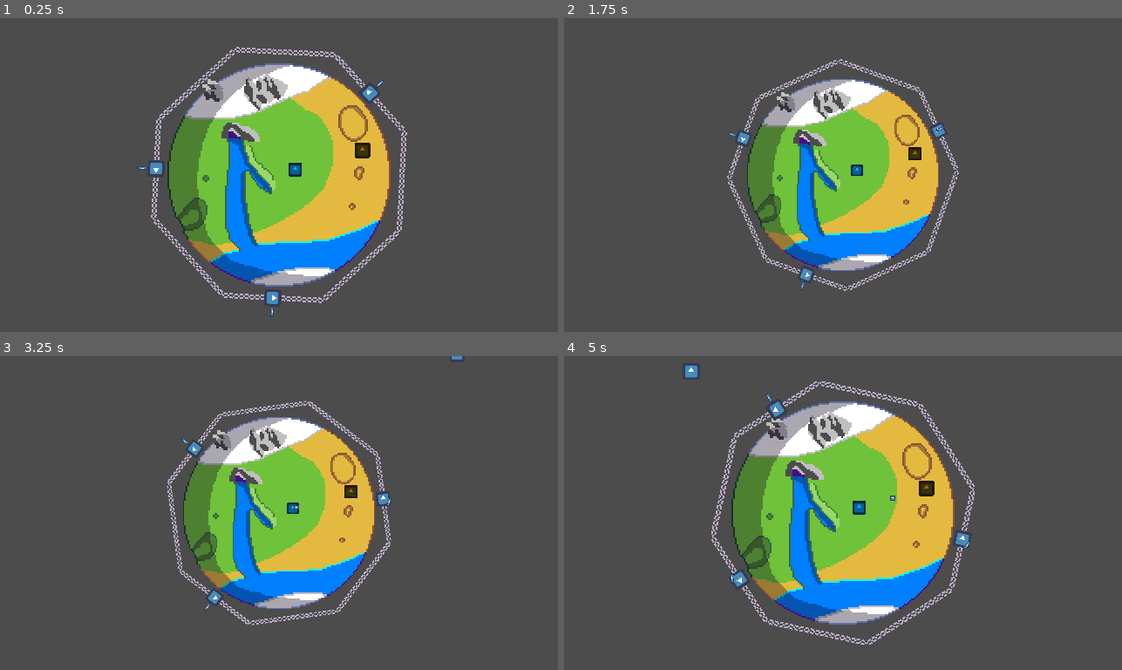
Above: before the commit, frames 1-4 (two rows, left to right).
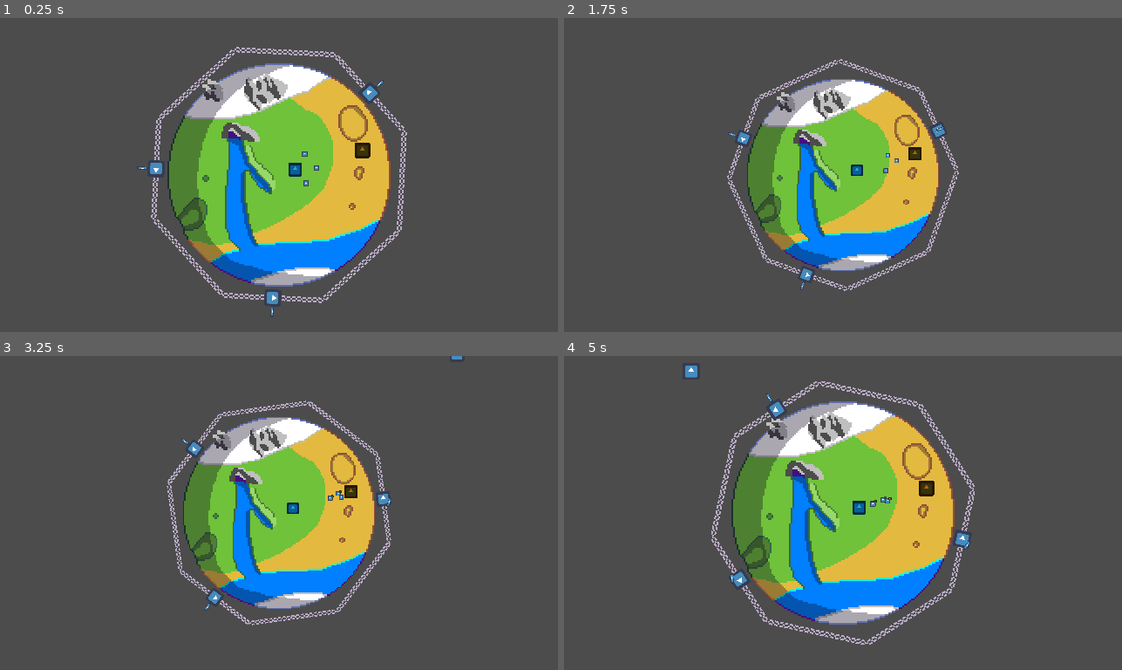
Above: after the commit, the same moments.

Repository: IgnacioMGarrido/BTP-GameJam
Game: Godot game, scene res://Scenes/MainScene.tscn
Same seed, same stepped clock (60 frames per second), same inputs: the game is played once before the commit and once after it. The engine's default icon, where the game draws it, is replaced by a stand-in: a white triangle on a blue panel in a dark square.
Inputs (mouse positions are in pixels of both pictures, inside the frame that each line leads up to):
- Up to frame 1 (0.25 s): no input
- Up to frame 2 (1.75 s): tap Enter (ui_accept) at 0.5, 0.77, 1.52 s; move the mouse to (854, 52) at 0.52 s; tap Z (zoom) at 0.6, 1.35 s; click (854, 52) at 0.67 s; move the mouse to (893, 143) at 1.27 s; click (893, 143) at 1.42 s
- Up to frame 3 (3.25 s): move the mouse to (390, 560) at 2.02 s; tap Z (zoom) at 2.1, 2.85 s; click (390, 560) at 2.17 s; move the mouse to (295, 572) at 2.77 s; click (295, 572) at 2.92 s; tap Enter (ui_accept) at 3.02 s
- Up to frame 4 (5 s): move the mouse to (764, 607) at 3.52 s; tap Z (zoom) at 3.6, 4.35 s; click (764, 607) at 3.67 s; tap Enter (ui_accept) at 3.77, 4.52 s; move the mouse to (781, 509) at 4.27 s; click (781, 509) at 4.42 s

The runs differ from the first frame. In frame 1, less than 0.1% of the frame differs, in the area x 54-58%, y 42-54%; in frame 2, less than 0.1%; in frame 3, less than 0.1%; in frame 4, less than 0.1%, in the area x 54-60%, y 44-49%.

Commit message:
Added mouse functionality to the mining system

Diff:
--- a/BTP-Game/Scenes/Planets/Planet.tscn
+++ b/BTP-Game/Scenes/Planets/Planet.tscn
@@ -10,6 +10,7 @@
 radius = 65.0
 
 [node name="Planet" type="KinematicBody2D"]
+position = Vector2( 0.115982, 0 )
 
 [node name="Sprite" type="Sprite" parent="."]
 texture = ExtResource( 1 )
--- a/BTP-Game/Scenes/ResourceManagement.tscn
+++ b/BTP-Game/Scenes/ResourceManagement.tscn
@@ -1,8 +1,9 @@
-[gd_scene load_steps=6 format=2]
+[gd_scene load_steps=7 format=2]
 
-[ext_resource path="res://Managers/ResourceManager.gd" type="Script" id=1]
+[ext_resource path="res://Scripts/ResourceManager.gd" type="Script" id=1]
 [ext_resource path="res://Scripts/HeadQuarter.gd" type="Script" id=2]
 [ext_resource path="res://icon.png" type="Texture" id=3]
+[ext_resource path="res://Scenes/minions/minion.tscn" type="PackedScene" id=4]
 
 [sub_resource type="RectangleShape2D" id=1]
 extents = Vector2( 3.27736, 3.36559 )
@@ -33,7 +34,20 @@
 wait_time = 3.0
 autostart = true
 
+[node name="HQMinions" type="Node2D" parent="HeadQuarter"]
+editor/display_folded = true
+
+[node name="Minion" parent="HeadQuarter/HQMinions" instance=ExtResource( 4 )]
+position = Vector2( 3.05132, -8.70523 )
+
+[node name="Minion2" parent="HeadQuarter/HQMinions" instance=ExtResource( 4 )]
+position = Vector2( 9.96165, -0.0897443 )
+
+[node name="Minion3" parent="HeadQuarter/HQMinions" instance=ExtResource( 4 )]
+position = Vector2( 4.03851, 9.06421 )
+
 [node name="Mine" type="Area2D" parent="."]
+editor/display_folded = true
 position = Vector2( 47.8213, -14.1219 )
 collision_mask = 2
 __meta__ = {
@@ -48,4 +62,5 @@
 [node name="CollisionShape2D" type="CollisionShape2D" parent="Mine"]
 shape = SubResource( 2 )
 
+[connection signal="input_event" from="HeadQuarter" to="HeadQuarter" method="_on_HeadQuarter_input_event"]
 [connection signal="timeout" from="HeadQuarter/Timer" to="HeadQuarter" method="_on_Timer_timeout"]
--- a/BTP-Game/Scenes/minions/minion.tscn
+++ b/BTP-Game/Scenes/minions/minion.tscn
@@ -7,7 +7,9 @@
 radius = 1.95816
 height = 1.54699
 
-[node name="Minion" type="KinematicBody2D"]
+[node name="Minion" type="KinematicBody2D" groups=[
+"minions",
+]]
 collision_layer = 2
 collision_mask = 0
 script = ExtResource( 1 )
--- a/BTP-Game/Scripts/HeadQuarter.gd
+++ b/BTP-Game/Scripts/HeadQuarter.gd
@@ -1,9 +1,14 @@
 extends Area2D
 
+signal create_worker
+
+onready var minion_parent = get_child(3)
 var Minion = load(Global.minion_res)
 
 
-func _on_Timer_timeout():
-	if get_child_count() < 6:
-		var m = Minion.instance()
-		add_child(m)
+func _on_HeadQuarter_input_event(viewport, event, shape_idx):
+	if event is InputEventMouseButton && event.pressed:
+		if event.button_index == 1:
+			if minion_parent.get_child_count() < 9:
+				var m = Minion.instance()
+				minion_parent.add_child(m)
--- a/BTP-Game/Scripts/Turret.gd
+++ b/BTP-Game/Scripts/Turret.gd
@@ -6,9 +6,6 @@
 onready var pivot : Position2D = $TurretPivot
 onready var bullet_spawn : Position2D = $TurretPivot/Sprite/ProjectileSpawn
 var Bullet = load(Global.bullet_res)
-
-func _ready():
-	pass
 
 
 func update_motion(delta):
--- a/BTP-Game/Scripts/minion.gd
+++ b/BTP-Game/Scripts/minion.gd
@@ -4,8 +4,8 @@
 
 signal mineral_delivered
 
-onready var ResourceManagement = get_parent().get_parent()
-onready var head_quarter = get_parent()#get_node("/root/MainScene/Planet/ResourceManagement/HeadQuarter")
+onready var ResourceManagement = get_parent().get_parent().get_parent()
+onready var head_quarter = get_parent().get_parent()#get_node("/root/MainScene/Planet/ResourceManagement/HeadQuarter")
 onready var mine = ResourceManagement.get_child(1)#get_node("/root/MainScene/Planet/ResourceManagement/Mine")
 onready var mineral_sprite = $Sprite/mineral_sprite
 
@@ -18,6 +18,7 @@
 var mineral_value = 10
 var has_mineral = false
 func _ready():
+	print(get_parent().name)
 	connect("mineral_delivered", ResourceManagement, "_on_minion_mineral_delivered")
 	head_quarter.connect("body_shape_entered", self, "_on_HeadQuarter_body_shape_entered")
 	mine.connect("body_shape_entered", self, "_on_Mine_body_shape_entered")
Renamed: BTP-Game/Managers/ResourceManager.gd -> BTP-Game/Scripts/ResourceManager.gd
